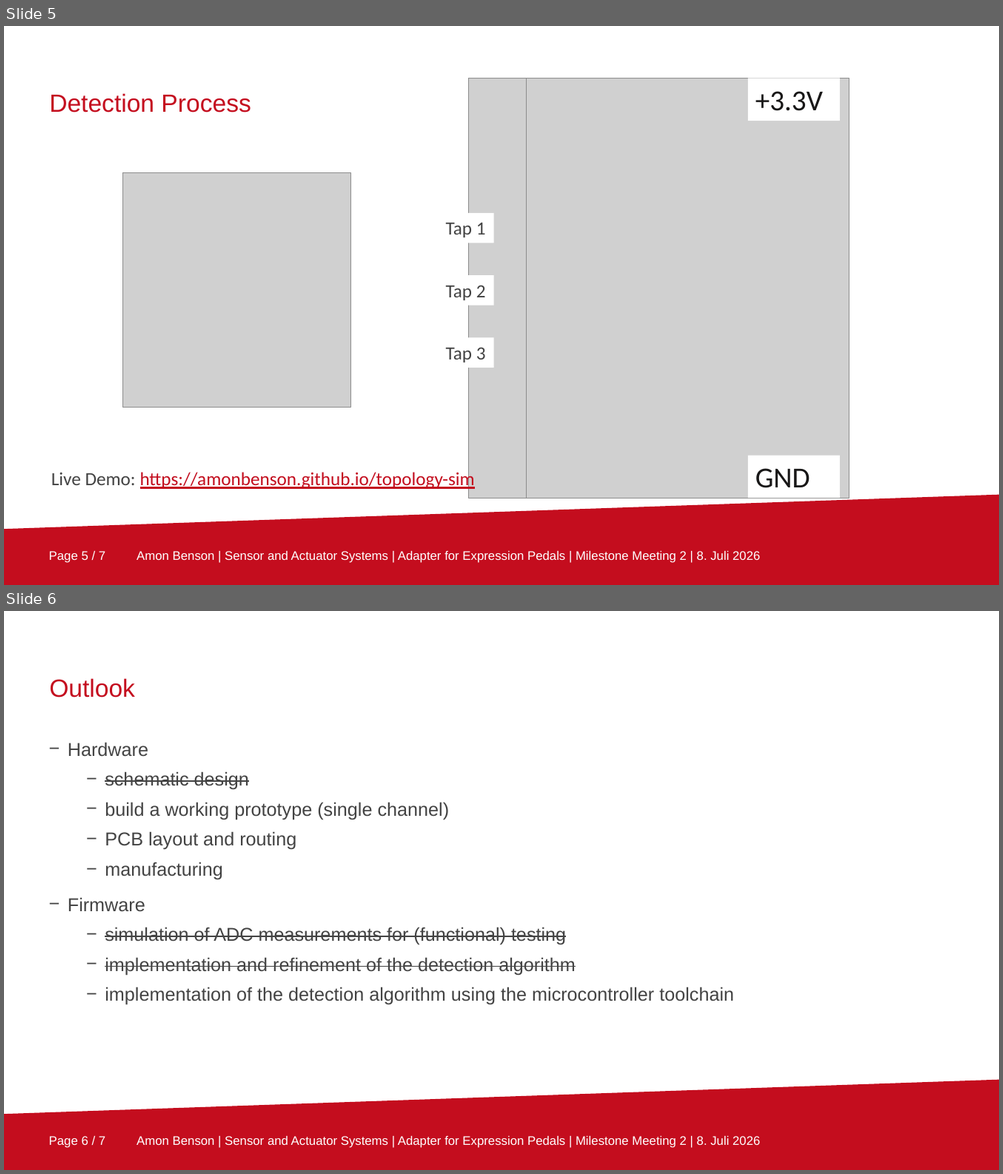
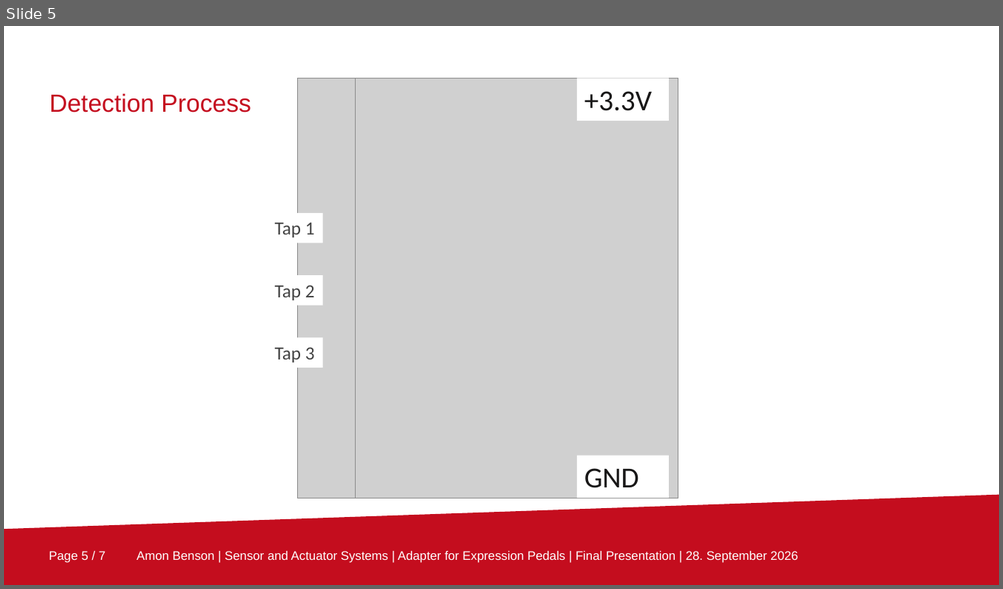
Before and after one commit to amonbenson/expad, a slide deck: presentations/Expression Controller Final.pptx. Shown one above the other, each under a label of ours: slides 5 and 6 before the commit, slide 5 after it. The pictures are 1003x1174 and 1003x589 pixels, drawn with LibreOffice and Linux fonts; fonts in the diff are those of the drawing; grey boxes stand for pictures; background and template pictures are left out. Boxes give left, top, right and bottom in pixels: in the first picture for what was removed or moved away, otherwise in the second. Text is boxed around its words. In the diff, an @@ line names an element or a change of style, - is before the commit and + after.

```diff
--- a/presentations/Expression Controller Final.pptx
+++ b/presentations/Expression Controller Final.pptx
@@ slide 6 removed at (4,611,999,1170), background #FFFFFF; not listed: 3 template elements that a slide beside it also shows @@
@@ text removed at (49,678,135,698) @@
-Outlook
@@ text removed at (68,742,734,1005) @@
-− Hardware
-  − schematic design
-  − build a working prototype (single channel)
-  − PCB layout and routing
-  − manufacturing
-− Firmware
-  − simulation of ADC measurements for (functional) testing
-  − implementation and refinement of the detection algorithm
-  − implementation of the detection algorithm using the microcontroller toolchain
@@ slide 5 changed as well @@
@@ picture removed at (122,173,350,407) @@
@@ 5 rectangles, 2 pictures: place and size @@
-5 rectangles, 2 pictures at (438,79,849,498)
+5 rectangles, 2 pictures at (267,79,677,498)
@@ text removed at (51,471,475,491) @@
-Live Demo: https://amonbenson.github.io/topology-sim
@@ text at (136,551,797,563): text changed @@
-Amon Benson | Sensor and Actuator Systems | Adapter for Expression Pedals | Milestone Meeting 2 | 8. Juli 2026
+Amon Benson | Sensor and Actuator Systems | Adapter for Expression Pedals | Final Presentation | 28. September 2026
```
Also in this commit, not shown: 13 other slides changed, 1 slide added, 23 other files.
